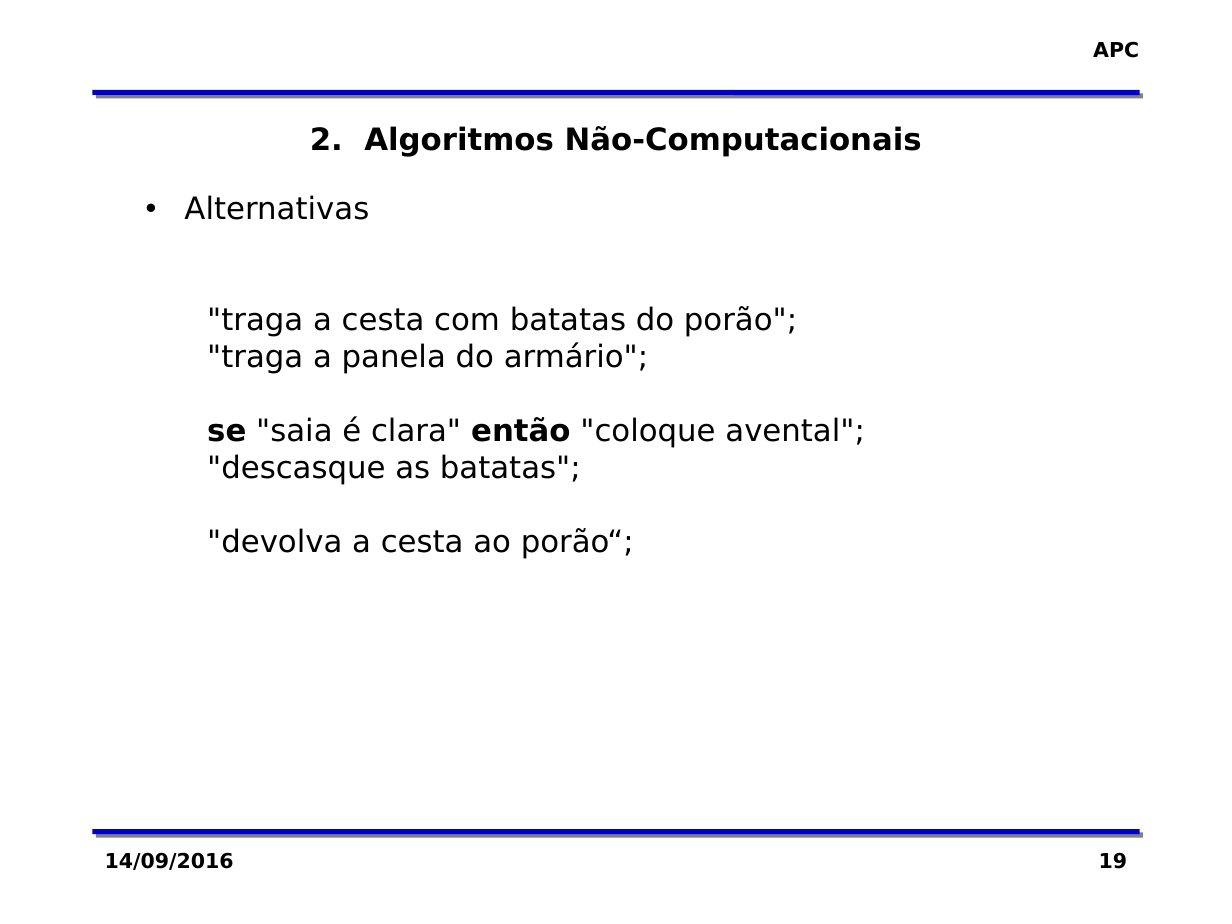
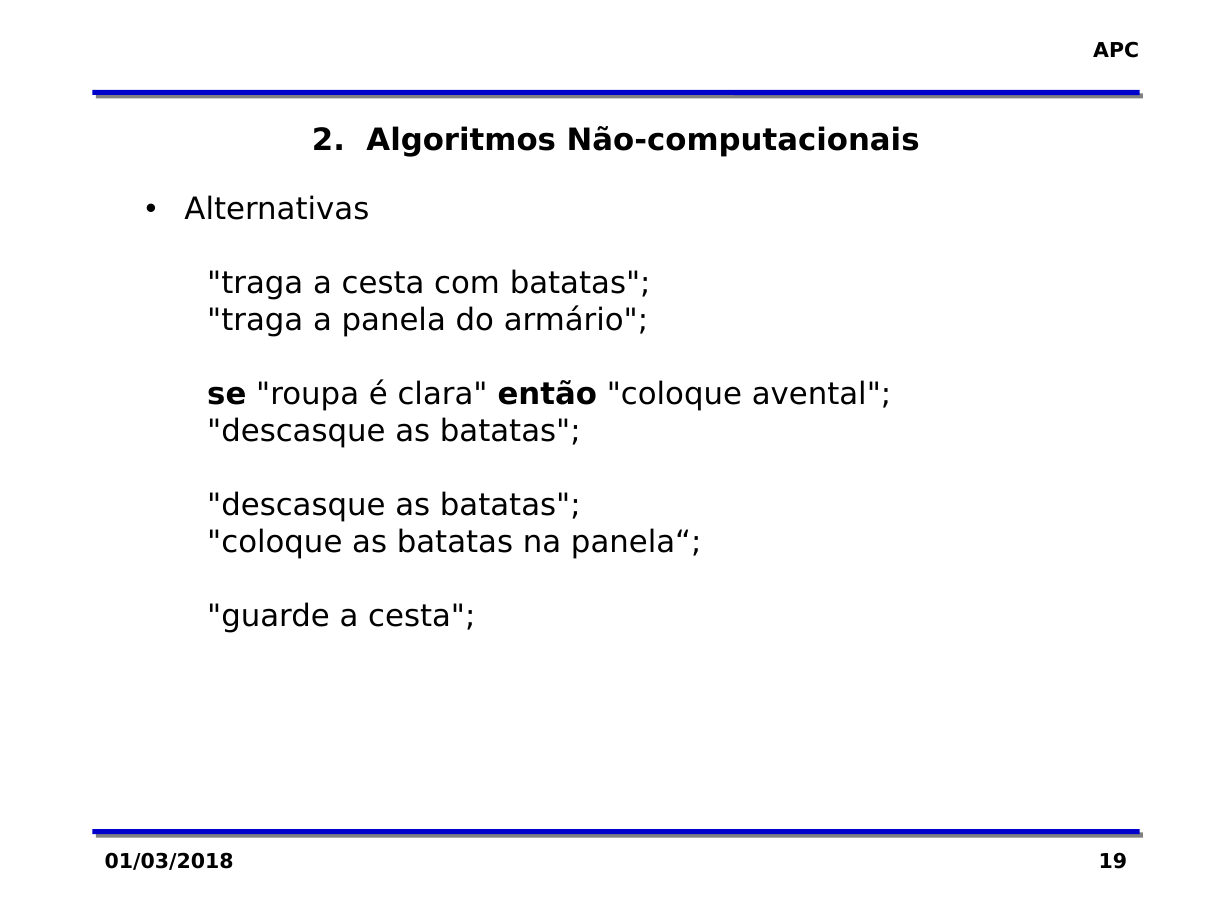
Before and after one commit to zaghetto/Algoritmos, a slide deck: slide 19 of MÓDULOS DE AULA/Módulo 03 - O Conceito de Algoritmo.pptx. Drawn at 1232x924 pixels with LibreOffice and Linux fonts; fonts in the diff are those of the drawing; background and template pictures are left out. Boxes give left, top, right and bottom in pixels: in the first picture for what was removed or moved away, otherwise in the second. Text is boxed around its words. In the diff, an @@ line names an element or a change of style, - is before the commit and + after.

```diff
--- a/MÓDULOS DE AULA/Módulo 03 - O Conceito de Algoritmo.pptx
+++ b/MÓDULOS DE AULA/Módulo 03 - O Conceito de Algoritmo.pptx
@@ text at [312, 126, 920, 157]: text changed @@
-2. Algoritmos Não-Computacionais
+2. Algoritmos Não-computacionais
@@ text at [207, 269, 891, 411]: text changed @@
-  "traga a cesta com batatas do porão";
-  "traga a panela do armário";
-  se "saia é clara" então "coloque avental";
+  "traga a cesta com batatas";
+  "traga a panela do armário";
+  se "roupa é clara" então "coloque avental";
@@ text at [207, 491, 702, 633]: text changed @@
-  "devolva a cesta ao porão“;
+  "descasque as batatas";
+  "coloque as batatas na panela“;
+  "guarde a cesta";
@@ text at [105, 852, 234, 870]: text changed @@
-14/09/2016
+01/03/2018
```
Also in this commit, not shown: 53 other slides changed, 1 slide added, 1 slide removed.
